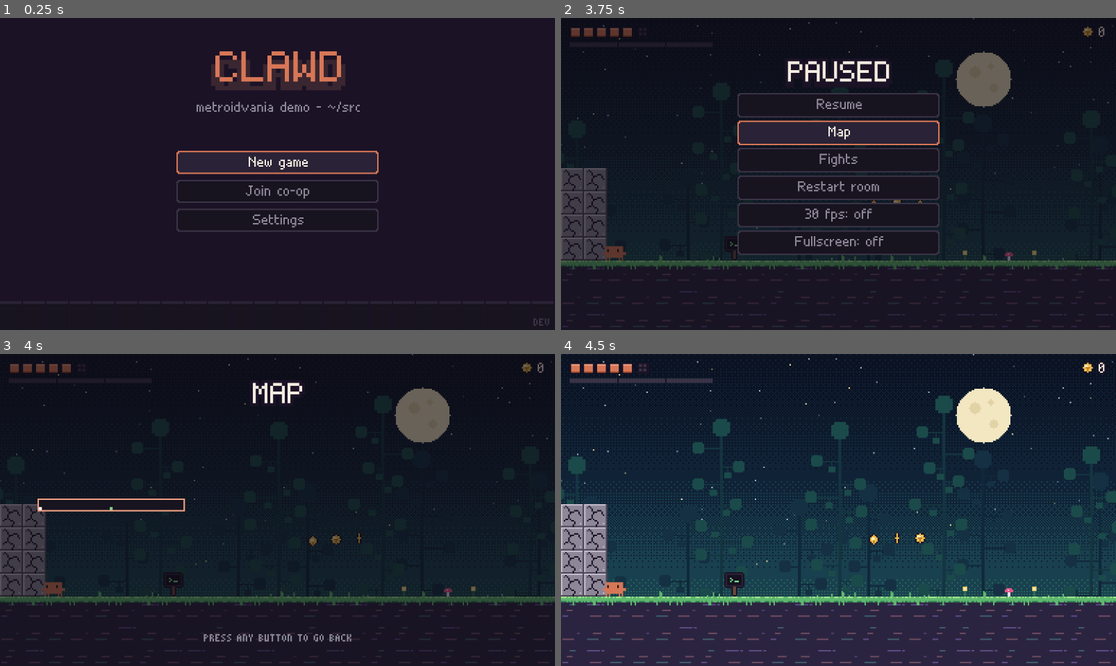
Above: before the commit, frames 1-4 (two rows, left to right).
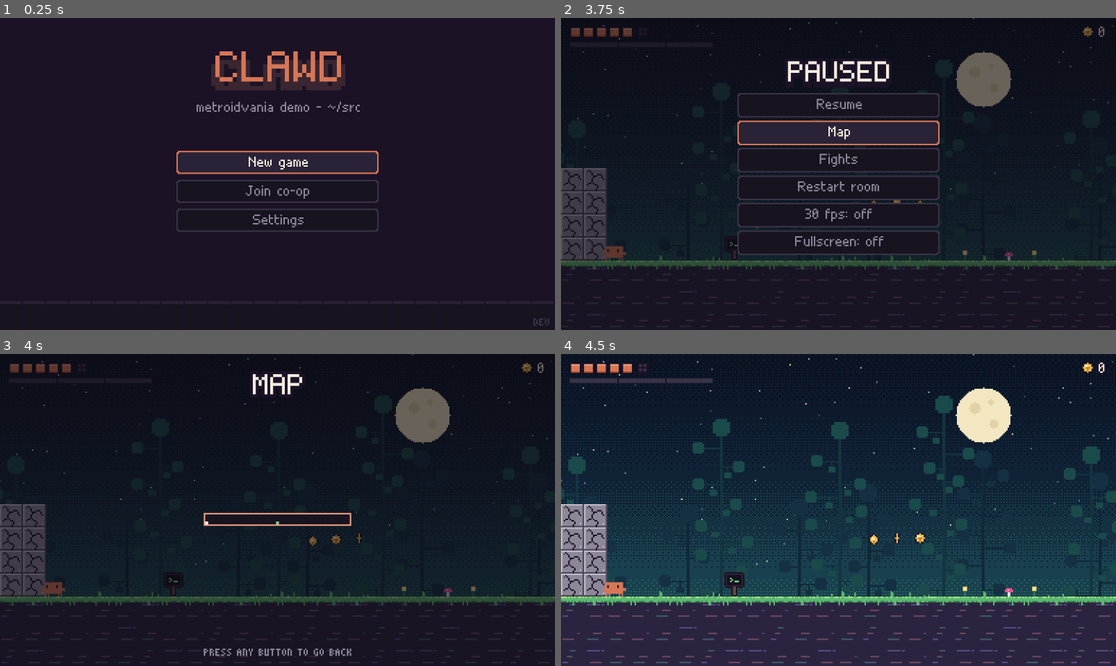
Above: after the commit, the same moments.

Repository: zack-riftwalker/projects
Game: Godot game, scene res://src/main.tscn
Same seed, same stepped clock (60 frames per second), same inputs: the game is played once before the commit and once after it.
Inputs (mouse positions are in pixels of both pictures, inside the frame that each line leads up to):
- Up to frame 1 (0.25 s): no input
- Up to frame 2 (3.75 s): tap Enter (start) at 0.5, 0.8, 2, 2.75 s; move the mouse to (810, 236) at 0.52 s; hold Up (up) 0.53-1.25 s; tap X (attack) at 0.6, 2.3 s; click (810, 236) at 0.67 s; tap Z (jump) at 0.77, 1.07, 2.1 s; drag from (1005, 220) to (810, 236) at 1.27 s; move the mouse to (672, 127) at 2.02 s; hold Left (left) 2.03-2.75 s; drag from (866, 174) to (672, 127) at 2.77 s; move the mouse to (755, 96) at 3.52 s; hold Down (down) from 3.53 s (still down); tap C (dash) at 3.6 s
- Up to frame 3 (4 s): keep holding Down (down); tap Z (jump) at 3.77, 3.8 s
- Up to frame 4 (4.5 s): tap Z (jump) at 4.07 s; tap Escape (pause) at 4.15 s; release Down (down) at 4.25 s; drag from (960, 494) to (755, 432) at 4.27 s

Frames 1-2 are identical in both runs. In frame 3, 1.6% of the frame differs, in the area x 6-64%, y 6-97%; in frame 4, nothing differs.

Commit message:
MV3-02: rooms R08 (edited), R09, R10, R11; fit-to-box pause map; end-door text from the room; doors to missing rooms stay closed; tension music
Co-Authored-By: Claude Sonnet 5.5 <noreply@anthropic.com>
Claude-Session: https://claude.ai/code/session_01BZ1kjS1B3BNXrhk96pd5EH

Diff:
--- a/godot/assets/music/index.json
+++ b/godot/assets/music/index.json
@@ -28,5 +28,10 @@
   "len": 4.8,
   "loop_start": 0,
   "once": true
+ },
+ "tension": {
+  "len": 10,
+  "loop_start": 0,
+  "once": false
  }
 }
--- a/godot/src/main.gd
+++ b/godot/src/main.gd
@@ -99,7 +99,7 @@
 	hud_layer.add_child(end_screen)
 	manager.end_requested.connect(func():
 		if not end_screen.active:
-			end_screen.open())
+			end_screen.open(String(manager.room.def.get("end", "to be continued"))))
 	if _wants_title():
 		_open_title()
 		return
--- a/godot/src/test/run_tests.gd
+++ b/godot/src/test/run_tests.gd
@@ -45,6 +45,7 @@
 		"guestpred": return t_guestpred()
 		"parity": return t_parity()
 		"bossreg": return t_bossreg()
+		"rooms3": return t_rooms3()
 	return report(name, false, "unknown test")
 
 class Box:
@@ -417,7 +418,7 @@
 	Game.persist = false
 	Game.flags = {}
 	var m := new_manager()
-	m.swap_to("R08")
+	m.swap_to("R11")
 	var room := m.room
 	var p = m.player
 	var ev := [0]
@@ -742,6 +743,101 @@
 	Game.flags = {}
 	Game.fights = []
 	return report("bossreg", ok, info)
+
+# walk through the door of `side` that leads to `to_id` (the player is put in front of it); returns true when it arrived
+func walk_door(m: RoomManager, to_id: String, side := "E") -> bool:
+	var r := m.room
+	var d = null
+	for dd in r.grid.doors:
+		if dd.side == side and String(dd.to).begins_with(to_id):
+			d = dd
+	var p = m.player
+	p.x = r.pw - p.w - 4.0 if side == "E" else 4.0
+	p.y = floor_y(r, p.x + 5, d.a)
+	p.vx = 0.0
+	p.vy = 0.0
+	Controls.script_input = {"right": side == "E", "left": side == "W"}
+	var n := 0
+	while m.room.id != to_id and n < 300:
+		m.tick(Game.STEP)
+		n += 1
+	for f in range(30):
+		m.tick(Game.STEP)
+	Controls.script_input = {}
+	return m.room.id == to_id
+
+# MV3-02: R07 -> R08 -> R09, each ledge of R09 reaches the next with one jump, R09:NE -> R10, R10 -> R11 once the boss flag is set,
+# R09:E (to a room that does not exist yet) stays solid
+func t_rooms3() -> bool:
+	Game.flags = {}
+	var m := new_manager()
+	m.swap_to("R07")
+	var ok := true
+	var info := ""
+	for to_id in ["R08", "R09"]:
+		var good := walk_door(m, to_id)
+		info += " ->%s %s" % [to_id, good]
+		ok = ok and good
+	var r9 := m.room
+	var p = m.player
+	# the ledges of R09, bottom to top: runs of '=' (then the solid shelf in front of the NE door)
+	var ledges: Array = []
+	for ty in range(r9.h - 1, -1, -1):
+		var row := r9.rows[ty]
+		var tx := row.find("====")
+		if tx >= 0:
+			ledges.append([tx, ty])
+	ledges.append([19, 9])                              # the shelf: 5 solid tiles at row 9
+	var reached := 0
+	for i in range(ledges.size() - 1):
+		var a: Array = ledges[i]
+		var b: Array = ledges[i + 1]
+		var fx_: float = a[0] * 16.0 + 32.0 - p.w / 2.0
+		p.x = fx_
+		p.y = a[1] * 16.0 - p.h
+		p.vx = 0.0
+		p.vy = 0.0
+		for f in range(6):
+			Controls.script_input = {}
+			m.tick(Game.STEP)
+		var goal_x: float = b[0] * 16.0 + (32.0 if b[0] < 19 else 40.0)
+		var landed := false
+		for f in range(60):
+			var dxg: float = goal_x - (p.x + p.w / 2.0)
+			Controls.script_input = {"jump": f < 40, "right": dxg > 3.0, "left": dxg < -3.0}
+			m.tick(Game.STEP)
+			if f > 10 and p.on_ground and absf(p.y + p.h - b[1] * 16.0) < 1.5:
+				landed = true
+				break
+		if landed:
+			reached += 1
+		else:
+			info += " BAD ledge %d (row %d) -> (row %d): ended at %.0f,%.0f" % [i, a[1], b[1], p.x, p.y]
+	ok = ok and reached == ledges.size() - 1 and ledges.size() == 7
+	info += " ledges %d reached %d" % [ledges.size(), reached]
+	# R09:E never opens
+	r9.update_doors()
+	var e_solid: bool = r9.grid.tile(r9.w, 26) == TileGrid.SOLID
+	Game.flags["phase:3b"] = true
+	r9.update_doors()
+	e_solid = e_solid and r9.grid.tile(r9.w, 26) == TileGrid.SOLID
+	Game.flags.erase("phase:3b")
+	info += " R09:E solid=%s" % e_solid
+	ok = ok and e_solid
+	var good2 := walk_door(m, "R10")
+	info += " ->R10 %s" % good2
+	var r10_w_ok: bool = m.room.id == "R10"
+	Game.flags["boss:REVIEWER1"] = true
+	m.room.update_doors()
+	m.room.fight_active = false
+	var good3 := false
+	if r10_w_ok:
+		good3 = walk_door(m, "R11")
+	info += " ->R11 %s" % good3
+	ok = ok and good2 and good3
+	Controls.script_input = null
+	Game.flags = {}
+	return report("rooms3", ok, info)
 
 # a new reliable event must not push back the retransmit of an older unacknowledged one (G14)
 func t_relpend() -> bool:
--- a/godot/src/ui/end_screen.gd
+++ b/godot/src/ui/end_screen.gd
@@ -8,11 +8,13 @@
 
 var active := false
 var t := 0.0
+var text := "to be continued"          # the room's `end` field (rooms.json)
 
 func _ready() -> void:
 	visible = false
 
-func open() -> void:
+func open(end_text := "to be continued") -> void:
+	text = end_text
 	active = true
 	visible = true
 	t = 0.0
@@ -58,9 +60,9 @@
 		if f.get("won", false):
 			last = f
 	if last != null:
-		var line := "NULL  %.0fs - P1 %d hits - P2 %d hits" % [last.secs, last.hits[0], last.hits[1]]
+		var line := "%s  %.0fs - P1 %d hits - P2 %d hits" % [last.boss, last.secs, last.hits[0], last.hits[1]]
 		PixelText.draw_text(self, line, W / 2.0, 128, Game.COL.paper, {"align": "c"})
 		PixelText.draw_text(self, "damage taken  P1 %d - P2 %d - %s" % [last.dmg_taken[0], last.dmg_taken[1], last.diff], W / 2.0, 142, Game.COL.dim, {"align": "c", "tiny": true})
-	PixelText.draw_text(self, "to be continued in ~/node_modules", W / 2.0, 172, Game.COL.paper, {"align": "c"})
+	PixelText.draw_text(self, text, W / 2.0, 172, Game.COL.paper, {"align": "c"})
 	if t > 4.0 and int(t * 2.0) % 2 == 0:
 		PixelText.draw_text(self, "press any button", W / 2.0, 196, Game.COL.dim, {"align": "c", "tiny": true})
--- a/godot/src/ui/pause.gd
+++ b/godot/src/ui/pause.gd
@@ -157,30 +157,39 @@
 	PixelText.draw_text(self, fight_average(fs), 24, 44 + 10 * 12 + 6, Game.COL.gold, {"tiny": true})
 	PixelText.draw_text(self, "press any button to go back", W / 2.0, H - 22, Game.COL.dim, {"align": "c", "tiny": true})
 
-# MAP page: every visited room as a rectangle (1 tile = 0.5 px), benches green, the player blinking
+# MAP page: the visited rooms as rectangles, scaled so that their bounding box fits 360 x 170 px (at most 0.5 px per tile), benches green
 func _draw_map() -> void:
-	PixelText.draw_text(self, "MAP", W / 2.0, 20, Game.COL.paper, {"align": "c", "scale": 2, "outline": Game.COL.ink})
+	PixelText.draw_text(self, "MAP", W / 2.0, 14, Game.COL.paper, {"align": "c", "scale": 2, "outline": Game.COL.ink})
 	var rooms: Dictionary = Game.rooms_meta.rooms
 	var x0 := 1e9
 	var x1 := -1e9
-	for id in rooms:
-		var m: Dictionary = rooms[id]
-		x0 = minf(x0, m.origin[0])
-		x1 = maxf(x1, m.origin[0] + m.size[0])
-	var ox: float = floorf((W - (x1 - x0) * 0.5) / 2.0 - x0 * 0.5)
-	var oy := 100.0
+	var y0 := 1e9
+	var y1 := -1e9
 	for id in rooms:
 		if not Game.flag("room:%s:visited" % id):
 			continue
 		var m: Dictionary = rooms[id]
-		var r := Rect2(ox + m.origin[0] * 0.5, oy + m.origin[1] * 0.5, m.size[0] * 0.5, m.size[1] * 0.5)
+		x0 = minf(x0, m.origin[0])
+		x1 = maxf(x1, m.origin[0] + m.size[0])
+		y0 = minf(y0, m.origin[1])
+		y1 = maxf(y1, m.origin[1] + m.size[1])
+	if x1 < x0:
+		x0 = 0.0; x1 = 1.0; y0 = 0.0; y1 = 1.0
+	var sc := minf(minf(360.0 / (x1 - x0), 170.0 / (y1 - y0)), 0.5)
+	var ox: float = floorf(W / 2.0 - (x1 - x0) * sc / 2.0 - x0 * sc)
+	var oy: float = floorf(114.0 - (y1 - y0) * sc / 2.0 - y0 * sc)
+	for id in rooms:
+		if not Game.flag("room:%s:visited" % id):
+			continue
+		var m: Dictionary = rooms[id]
+		var r := Rect2(ox + m.origin[0] * sc, oy + m.origin[1] * sc, m.size[0] * sc, m.size[1] * sc)
 		var here: bool = manager != null and manager.room != null and manager.room.id == id
 		draw_rect(r, Color("#17131f"))
 		draw_rect(r, Color("#f0a184") if here else Color("#8d8798"), false, 1.0)
 		for b in m.benches:
-			draw_rect(Rect2(r.position.x + b[0] * 0.5 - 1, r.position.y + b[1] * 0.5, 2, 2), Color("#7fd08a"))
+			draw_rect(Rect2(r.position.x + b[0] * sc - 1, r.position.y + b[1] * sc, 2, 2), Color("#7fd08a"))
 	if manager != null and manager.player != null and manager.room != null and int(blink_t * 3.0) % 2 == 0:
 		var m2: Dictionary = rooms[manager.room.id]
 		var p = manager.player
-		draw_rect(Rect2(floorf(ox + m2.origin[0] * 0.5 + p.x / 32.0), floorf(oy + m2.origin[1] * 0.5 + p.y / 32.0), 2, 2), Color.WHITE)
-	PixelText.draw_text(self, "press any button to go back", W / 2.0, H - 22, Game.COL.dim, {"align": "c", "tiny": true})
+		draw_rect(Rect2(floorf(ox + m2.origin[0] * sc + p.x / 16.0 * sc), floorf(oy + m2.origin[1] * sc + p.y / 16.0 * sc), 2, 2), Color.WHITE)
+	PixelText.draw_text(self, "press any button to go back", W / 2.0, H - 12, Game.COL.dim, {"align": "c", "tiny": true})
--- a/godot/src/world/room.gd
+++ b/godot/src/world/room.gd
@@ -208,8 +208,10 @@
 func update_doors() -> void:
 	for d in grid.doors:
 		var lock: String = d.lock
-		var open := true
-		if lock == "fight":
+		var open: bool = Game.rooms_meta.rooms.has(String(d.to).get_slice(":", 0))      # a door to a room that does not exist (yet) never opens
+		if not open:
+			pass
+		elif lock == "fight":
 			open = not fight_active
 		elif lock.begins_with("until:"):
 			open = Game.flag(lock.substr(6))
--- a/godot/src/world/rooms.json
+++ b/godot/src/world/rooms.json
@@ -34,8 +34,9 @@
                        "Cracked walls hide things all over ~/src. Go back and look."],
              "doors": [ { "id": "R07:W", "side": "W", "a": 9, "b": 12, "to": "R05:E" },
                         { "id": "R07:E", "side": "E", "a": 9, "b": 12, "to": "R08:W" } ] },
-    "R08": { "file": "R08.txt", "title": "README.md", "size": [24, 16], "origin": [664, 0], "music": "w1",
-             "signs": ["~/node_modules is locked for now (phase 3). Stand at the door and press [up] to finish the demo."],
-             "doors": [ { "id": "R08:W", "side": "W", "a": 9, "b": 12, "to": "R07:E" } ] }
+    "R08": {"file": "R08.txt", "title": "README.md", "size": [24, 16], "origin": [664, 0], "world": 1, "music": "w1", "signs": ["Next door: the ledges go up to a code review; the low door goes down to ~/node_modules."], "doors": [{"id": "R08:W", "side": "W", "a": 9, "b": 12, "to": "R07:E"}, {"id": "R08:E", "side": "E", "a": 9, "b": 12, "to": "R09:W"}]},
+    "R09": {"file": "R09.txt", "title": "Makefile", "size": [24, 32], "origin": [688, -16], "world": 1, "music": "w1", "signs": ["make review: climb the ledges. make install: the low door on the right."], "doors": [{"id": "R09:W", "side": "W", "a": 25, "b": 28, "to": "R08:E"}, {"id": "R09:NE", "side": "E", "a": 5, "b": 8, "to": "R10:W"}, {"id": "R09:E", "side": "E", "a": 25, "b": 28, "to": "D01:W", "lock": "until:phase:3b"}]},
+    "R10": {"file": "R10.txt", "title": "code_review.md", "size": [24, 14], "origin": [712, -18], "world": 1, "music": "", "boss": {"id": "REVIEWER1", "class": "Reviewer", "name": "THE REVIEWER", "sub": "changes requested", "trigger_x": 80, "T": 70, "u": 0.7, "reward": "catch", "banner": "catch", "banner_sub": "swipe a yellow attack just as it hits you: it flies back", "music": "tension", "drop": 30}, "signs": [], "doors": [{"id": "R10:W", "side": "W", "a": 7, "b": 10, "to": "R09:NE", "lock": "fight"}, {"id": "R10:E", "side": "E", "a": 7, "b": 10, "to": "R11:W", "lock": "until:boss:REVIEWER1"}]},
+    "R11": {"file": "R11.txt", "title": "try_catch.js", "size": [32, 16], "origin": [736, -20], "world": 1, "music": "w1", "plugins": ["async_await"], "end": "to be continued in /proc/heap", "signs": ["An EXCEPTION throws yellow errors. Swipe one just as it reaches you to catch it: it flies back. Hit the switch behind it."], "doors": [{"id": "R11:W", "side": "W", "a": 9, "b": 12, "to": "R10:E"}]}
   }
 }
Not shown, added: godot/assets/music/tension.ogg.import
Not shown, changed: godot/src/world/rooms/R08.txt
Not shown, added: godot/src/world/rooms/R09.txt
Not shown, added: godot/src/world/rooms/R10.txt
Not shown, added: godot/src/world/rooms/R11.txt
Not shown, added: godot/assets/music/tension.ogg
Not shown, changed: tools/godot/capture/capture.js
Not shown, changed: tools/godot/test-all.sh
